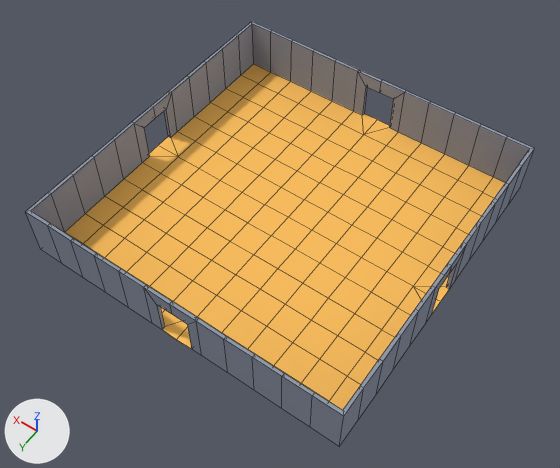
A saved change to the Blender file ETTWHD/Assets/MODELS/room17.blend.
One viewpoint serves both versions: a 50 mm camera at (-14.6, 21.2, 31.5) aimed at (-0.5, 1.4, 0.4). The lights are fixed; the arrows at lower left show +X, +Y and +Z. Mesh edges are drawn as thin lines.

Names of what the first picture shows: 'Room00'.
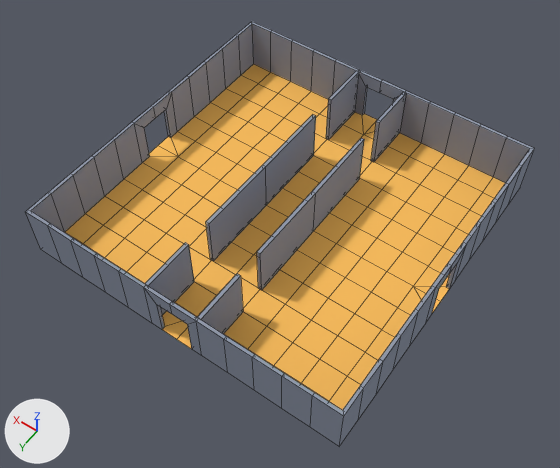
Where the newer file only moved an object's origin or applied its transform, the numbers keep the older frame.

Diff of the bpy script that builds the scene:
```diff
--- a/ETTWHD/Assets/MODELS/room17.blend.py
+++ b/ETTWHD/Assets/MODELS/room17.blend.py
@@ me_plane @@
 # used by ob_room00; location = (0.0, 0.0, 0.0)
-me_plane.from_pydata(...)  # 351 vertices, 328 faces; spans x -9.0..9.0, y -9.0..9.0, z 0.0..3.0
+me_plane.from_pydata(...)  # 405 vertices, 374 faces; spans x -9.0..9.0, y -9.0..9.0, z 0.0..3.0
+# me_plane part 1: a new loose piece, a box spanning x 1.4..1.6, y -8.82..-6.0, z 0.0..3.0, in mat_wallmaterial01 (grey #9299aa)
+# me_plane part 2: a new loose piece, a box spanning x -1.6..-1.4, y -8.82..-6.0, z 0.0..3.0, in mat_wallmaterial01 (grey #9299aa)
+# me_plane part 3: a new loose piece, a box spanning x 1.4..1.6, y 6.0..8.82, z 0.0..3.0, in mat_wallmaterial01 (grey #9299aa)
+# me_plane part 4: a new loose piece, a box spanning x -1.6..-1.4, y 6.0..8.82, z 0.0..3.0, in mat_wallmaterial01 (grey #9299aa)
+# me_plane part 5
+# 24 vertices are added at x -1.6..1.6, y -4.5..4.5, z 0.0..3.0
+# 22 new faces join them, mat_wallmaterial01 (grey #9299aa)
 me_plane.materials.append(mat_floormaterial01)
```

What differs and where, as boxes [x1, y1, x2, y2] in the pictures (560 x 468 px):
part 1 of me_plane, added
    after: [326, 71, 359, 140]
part 2 of me_plane, added
    after: [371, 92, 406, 162]
part 3 of me_plane, added
    after: [145, 243, 194, 315]
part 4 of me_plane, added
    after: [198, 274, 243, 334]
part 5 of me_plane, added
    after: [206, 115, 364, 290]
